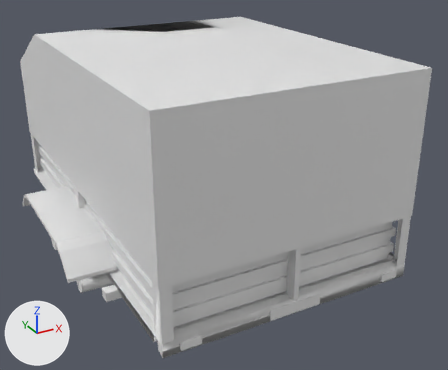
A saved change to the FBX model media/models_X/vehicles/Vehicles_btrailer.fbx.
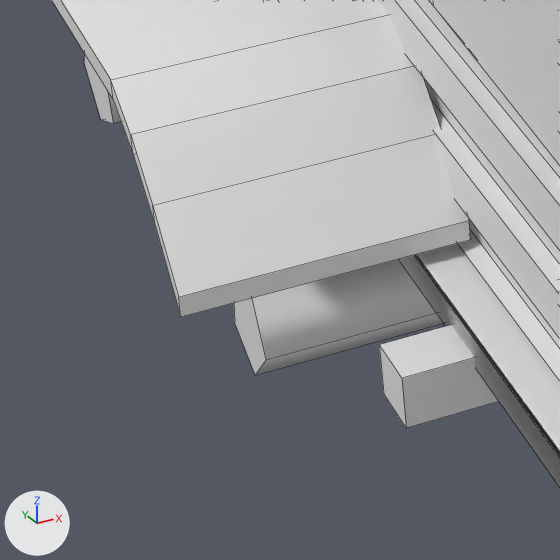
Old and new are each drawn whole from a 50 mm lens placed at (-2.48, -3.27, 2.45), pointed at (0.52, 2.18, -0.27) and again close up on the part from 8% to 30% of the width and 62% to 88% of the height. The axes (+X, +Y, +Z) are drawn at lower left. The lights are the same throughout. The close-ups show mesh edges as thin lines. Where no turn or scale is listed for an object, it has been applied to the vertices.

In view in the first close-up: 'BIGNC'.
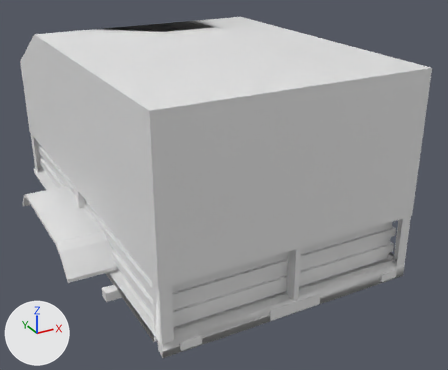
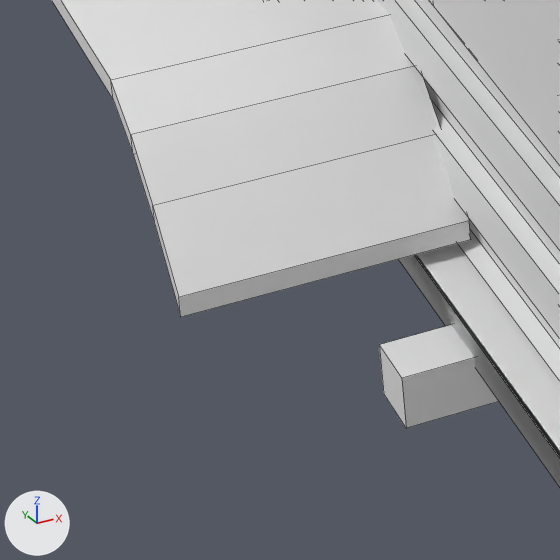
Changed parts and their boxes (x1, y1, x2, y2) in the close-ups (560 x 560 px; the box of a moved part takes in the faces that stretch with it):
```json
{"part": 1, "of": "me_cube_016", "change": "moved or reshaped", "before": [84, 55, 121, 123], "on screen": "not visible afterwards"}
{"part": 2, "of": "me_cube_016", "change": "deleted", "before": [234, 259, 443, 375]}
```

Scene script edits in JSON lines:
```json
{"block": "me_cube_016", "where": "me_cube_016.from_pydata(...)  # 541 vertices, 312 faces; spans x -1.52..1.47, y -1.71..3.82, z -1.04..1.05"}
{"block": "me_cube_016", "where": "# used by ob_bignc; location = (-0.001, 1.724, 0.326)"}
{"block": "me_cube_016", "change": "me_cube_016 part 1: the loose piece of 10 vertices spanning x -1.34..1.15, y 0.54..0.71, z -0.98..-0.82 is moved by (0.0, -0.46, 0.0)"}
{"block": "me_cube_016", "change": "me_cube_016 part 2: the loose piece of 10 vertices spanning x -1.34..1.15, y -0.35..-0.17, z -0.98..-0.82 is deleted"}
```
